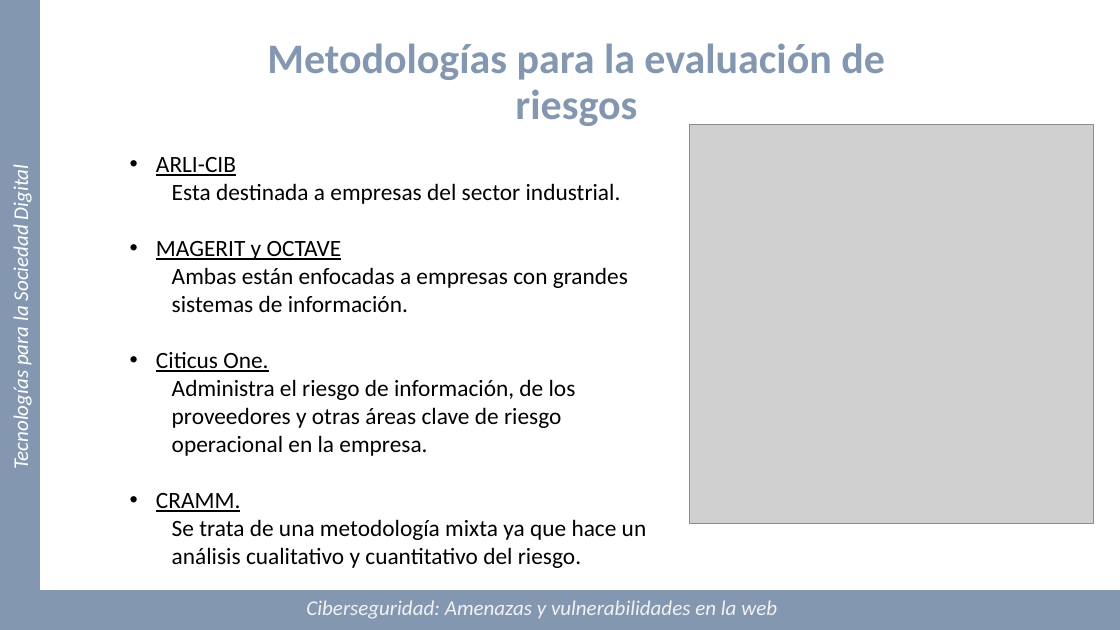
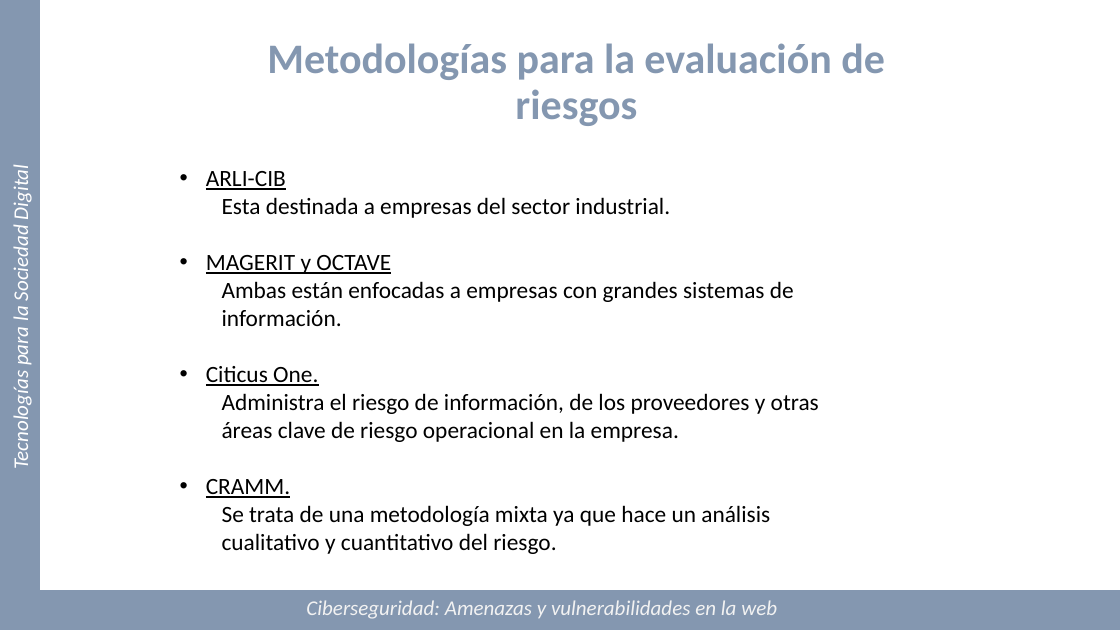
Before and after one commit to Marquez-David/TECNOLOGIAS-SOCIEDAD-DIGITAL, a slide deck: slide 9 of TF-E6/Presentacion/PresentaciónTFv4.pptx. Drawn at 1120x630 pixels with LibreOffice and Linux fonts; fonts in the diff are those of the drawing; grey boxes stand for pictures. Boxes give left, top, right and bottom in pixels: in the first picture for what was removed or moved away, otherwise in the second. Text is boxed around its words. In the diff, an @@ line names an element or a change of style, - is before the commit and + after.

```diff
--- a/TF-E6/Presentacion/PresentaciónTFv4.pptx
+++ b/TF-E6/Presentacion/PresentaciónTFv4.pptx
@@ picture removed at box(689, 125, 1093, 523) @@
@@ text "ARLI-CIB" rewrapped from box(156, 157, 647, 568) to box(206, 171, 819, 554) @@
```
Also in this commit, not shown: 3 other slides changed.
